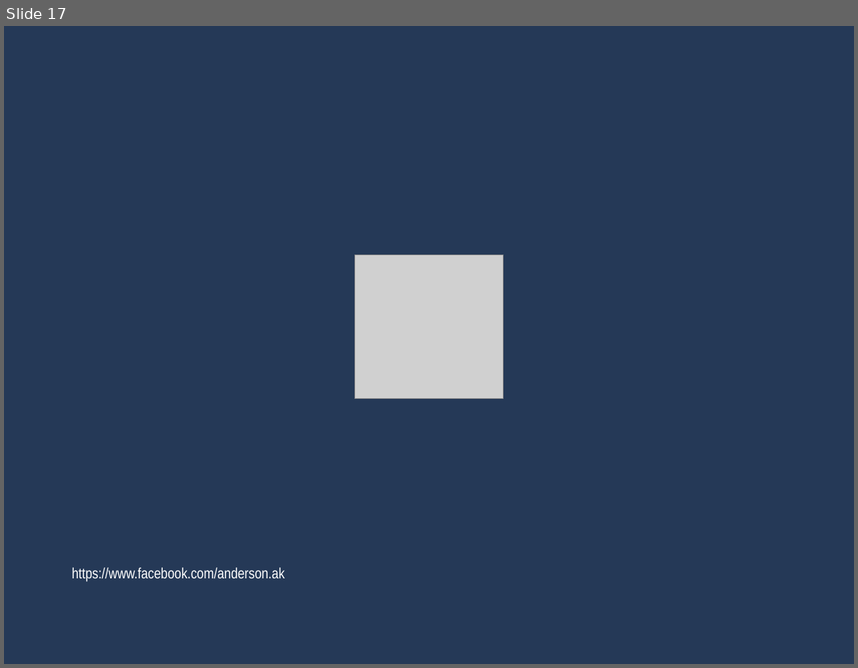
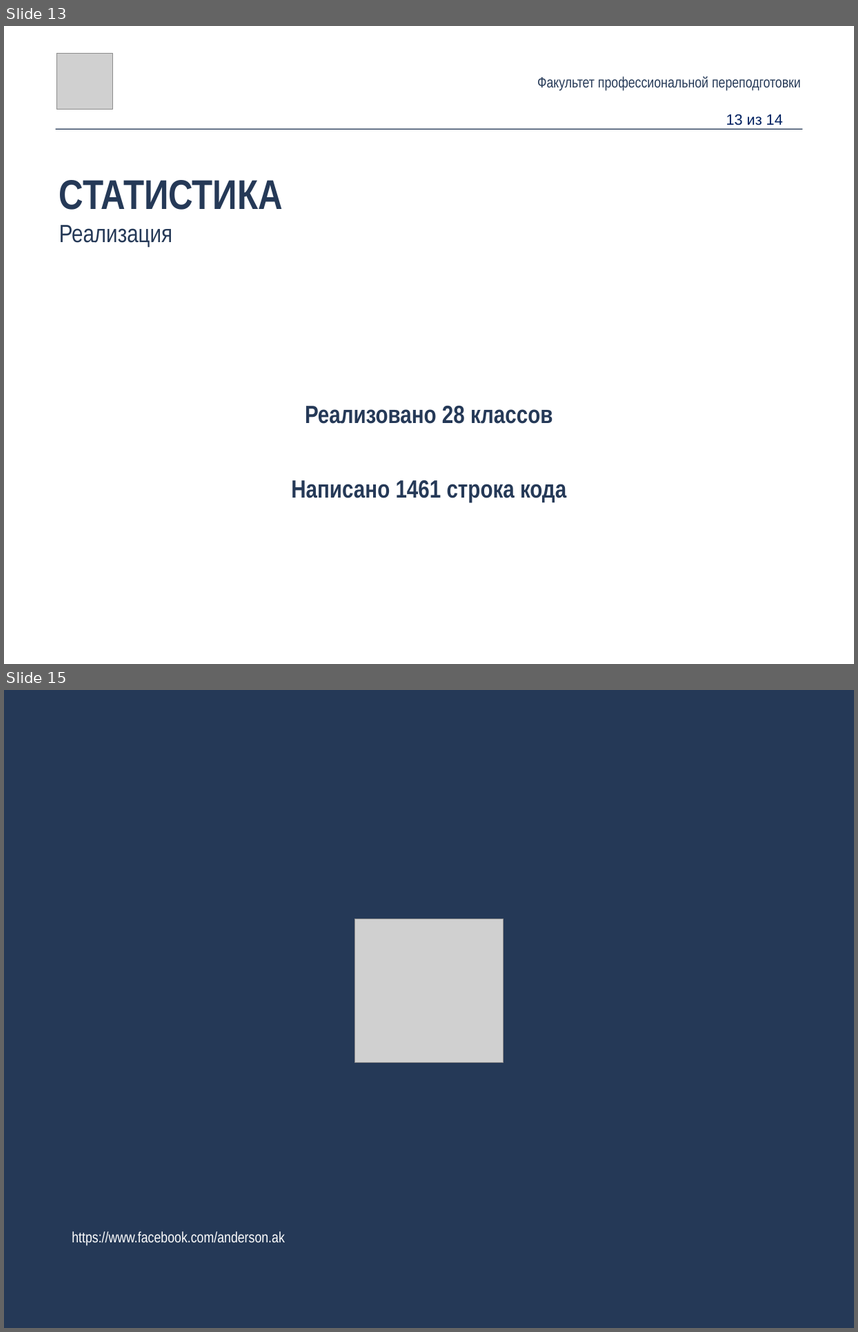
Before and after one commit to catexis/HSE_graduation_project, a slide deck: desing/presentation/pres.pptx. Shown one above the other, each under a label of ours: slide 17 before the commit, slides 13 and 15 after it; the slides between them are not shown. The pictures are 858x668 and 858x1332 pixels, drawn with LibreOffice and Linux fonts; fonts in the diff are those of the drawing; grey boxes stand for pictures. Boxes give left, top, right and bottom in pixels: in the first picture for what was removed or moved away, otherwise in the second. Text is boxed around its words. In the diff, an @@ line names an element or a change of style, - is before the commit and + after.

```diff
--- a/desing/presentation/pres.pptx
+++ b/desing/presentation/pres.pptx
@@ slide 13 added at (4, 26, 854, 664), background #FFFFFF @@
@@ picture added at (56, 54, 112, 109) @@
@@ text added at (537, 76, 801, 90), 18 pt, text #253957 @@
+Факультет профессиональной переподготовки
@@ line added from (56, 129) to (802, 129), #253957 0.99 pt @@
@@ text added at (726, 114, 783, 125), 18 pt, text #002060 @@
+13 из 14
@@ text added at (59, 180, 283, 247), 50 pt, text #253957, bold @@
+СТАТИСТИКА
+Реализация
@@ text added at (291, 405, 566, 503), 30 pt, text #253957, bold @@
+Реализовано 28 классов
+Написано 1461 строка кода
@@ what was slide 17 is now slide 15 @@
```
Also in this commit, not shown: 12 slides changed, 1 other slide added, 4 slides removed, 3 other files.
